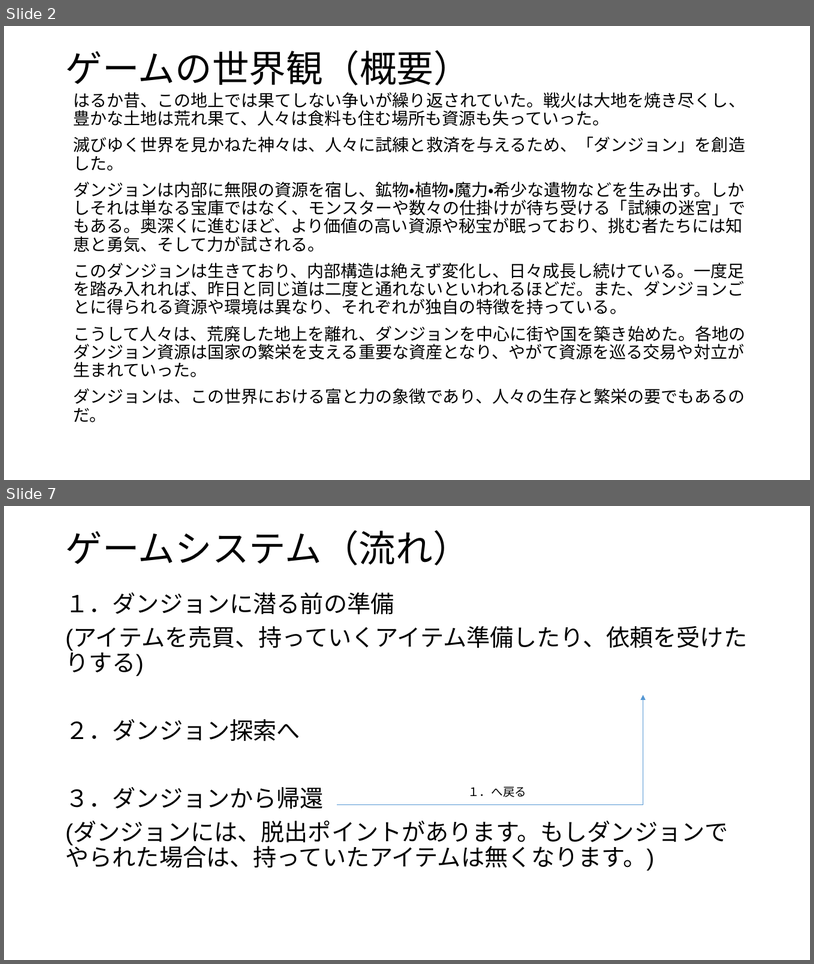
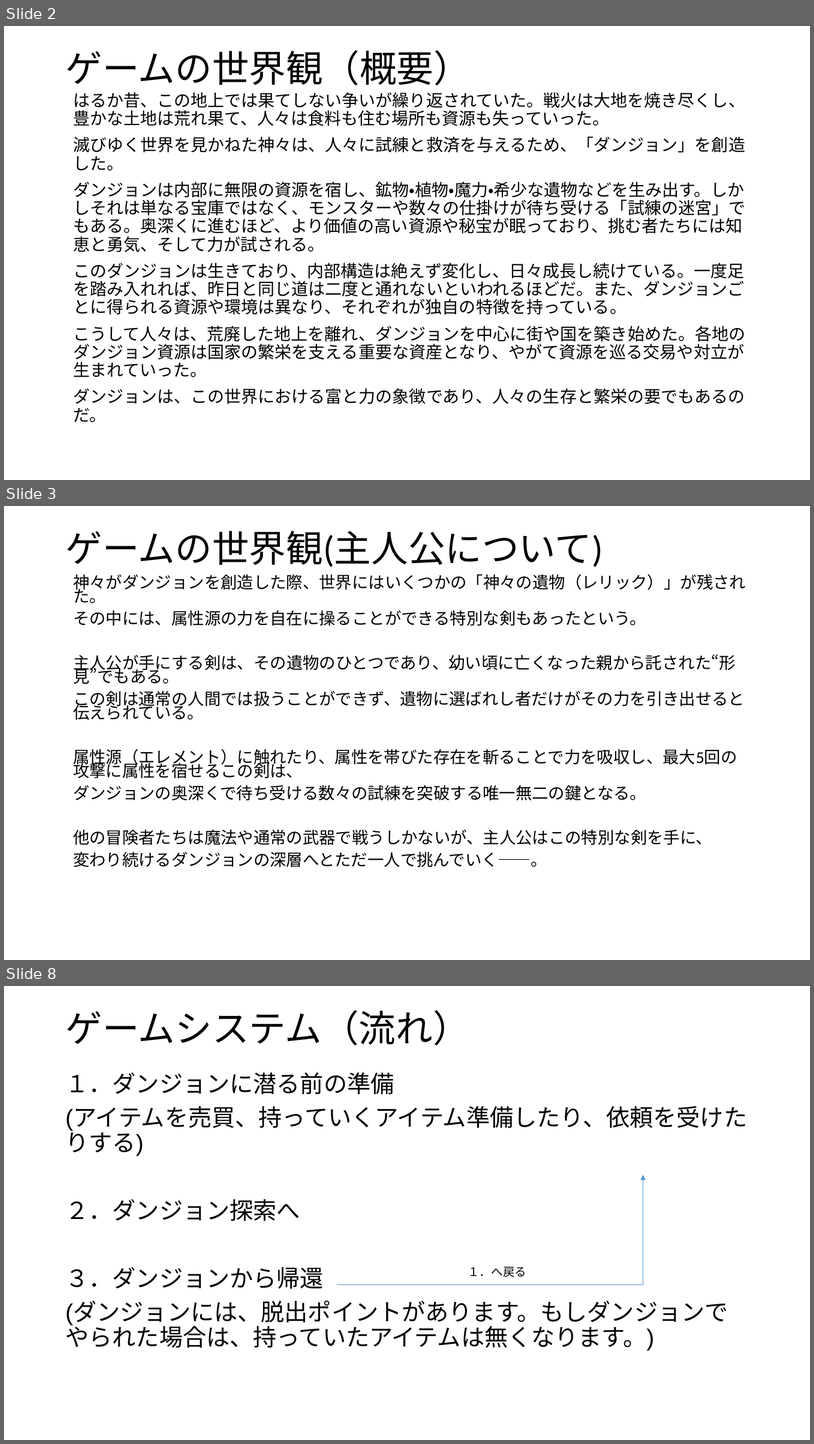
Before and after one commit to 2023Game/07Nakamoto, a slide deck: 3年後期/企画/ゲーム企画書5_提出 .pptx. Shown one above the other, each under a label of ours: slides 2 and 7 before the commit, slides 2, 3 and 8 after it; the slides between them are not shown. The pictures are 814x964 and 814x1444 pixels, drawn with LibreOffice and Linux fonts; fonts in the diff are those of the drawing. Boxes give left, top, right and bottom in pixels: in the first picture for what was removed or moved away, otherwise in the second. Text is boxed around its words. In the diff, an @@ line names an element or a change of style, - is before the commit and + after.

Commit message:
ゲーム案の更新

```diff
--- a/3年後期/企画/ゲーム企画書5_提出 .pptx
+++ b/3年後期/企画/ゲーム企画書5_提出 .pptx
@@ slide 3 added at (4,506,810,960), background #FFFFFF @@
@@ title added at (65,531,603,567), 44 pt, text #000000 @@
+ゲームの世界観(主人公について)
@@ text added at (73,574,746,867), 19.6 pt, text #000000 @@
+神々がダンジョンを創造した際、世界にはいくつかの「神々の遺物（レリック）」が残された。
+その中には、属性源の力を自在に操ることができる特別な剣もあったという。
+主人公が手にする剣は、その遺物のひとつであり、幼い頃に亡くなった親から託された“形見”でもある。
+この剣は通常の人間では扱うことができず、遺物に選ばれし者だけがその力を引き出せると伝えられている。
+属性源（エレメント）に触れたり、属性を帯びた存在を斬ることで力を吸収し、最大5回の攻撃に属性を宿せるこの剣は、
+ダンジョンの奥深くで待ち受ける数々の試練を突破する唯一無二の鍵となる。
+他の冒険者たちは魔法や通常の武器で戦うしかないが、主人公はこの特別な剣を手に、
+変わり続けるダンジョンの深層へとただ一人で挑んでいく――。
@@ what was slide 7 is now slide 8 @@
```
Also in this commit, not shown: 5 slides changed, 2 other slides added, 2 slides removed, 6 other files.
